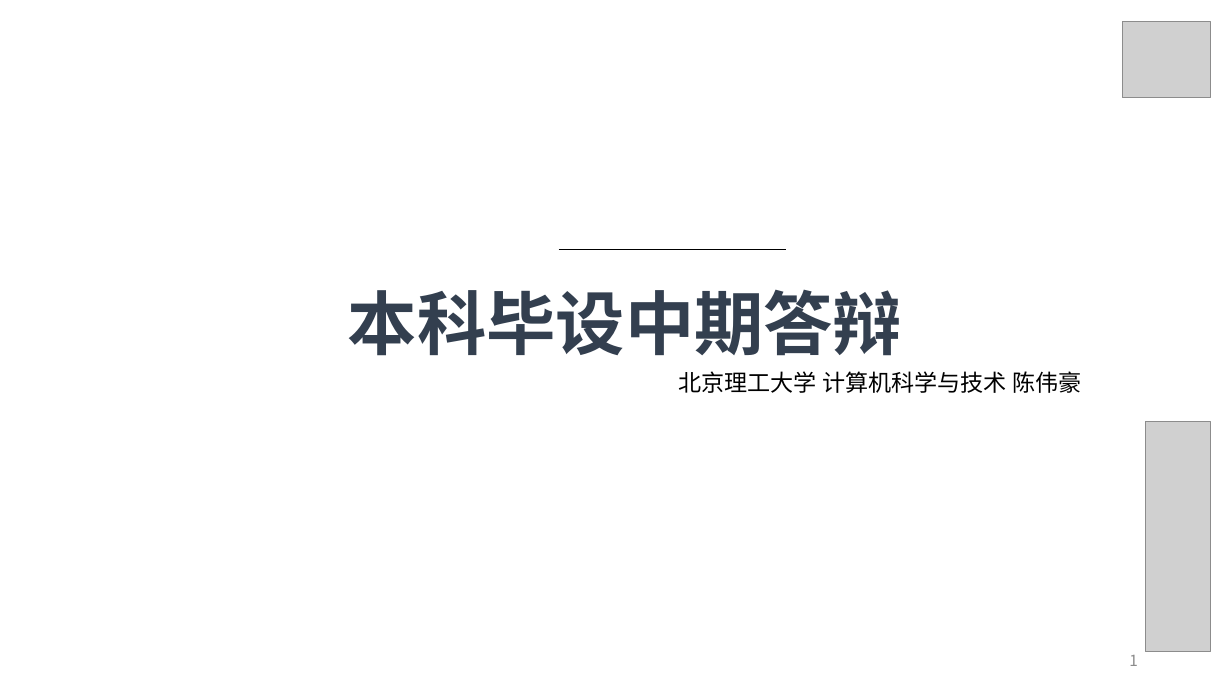
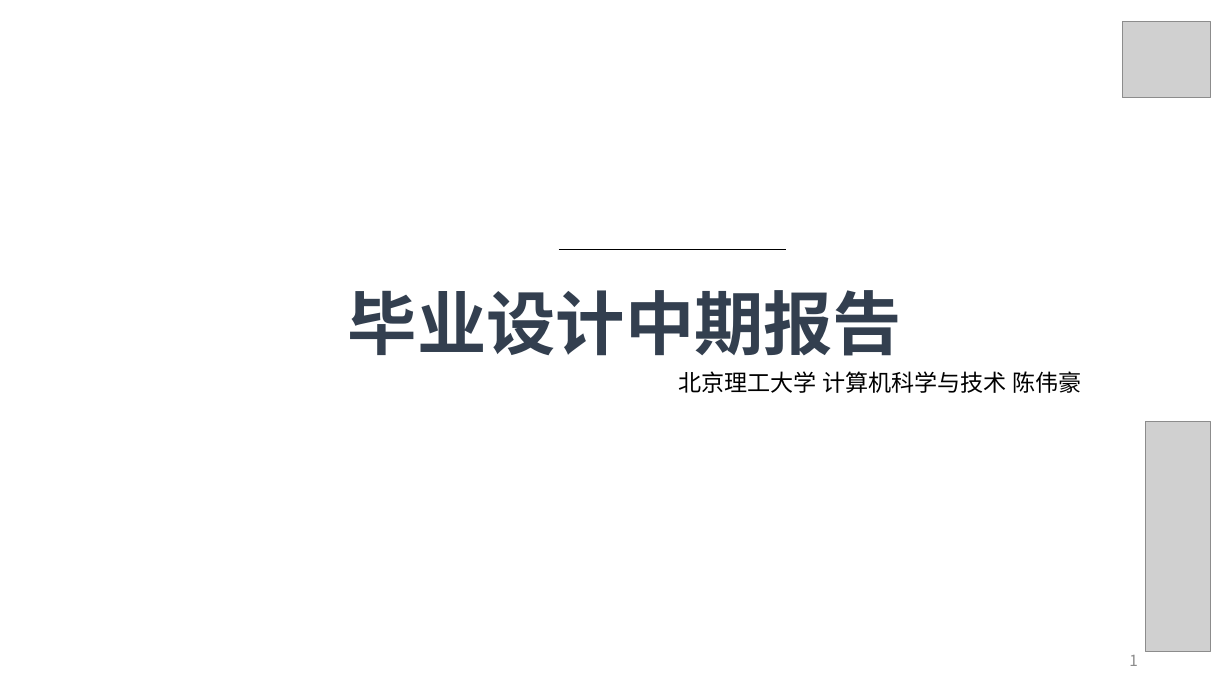
Before and after one commit to BIT-CWH/UndergraduateGraduationProject-2024-BIT-CWH, a slide deck: slide 1 of 中期报告-04-08.pptx. Drawn at 1232x693 pixels with LibreOffice and Linux fonts; fonts in the diff are those of the drawing; grey boxes stand for pictures; background and template pictures are left out. Boxes give left, top, right and bottom in pixels: in the first picture for what was removed or moved away, otherwise in the second. Text is boxed around its words. In the diff, an @@ line names an element or a change of style, - is before the commit and + after.

Commit message:
add mid-term repo ppt-v2

```diff
--- a/中期报告-04-08.pptx
+++ b/中期报告-04-08.pptx
@@ text at box(348, 290, 902, 356): text changed @@
-本科毕设中期答辩
+毕业设计中期报告
```
